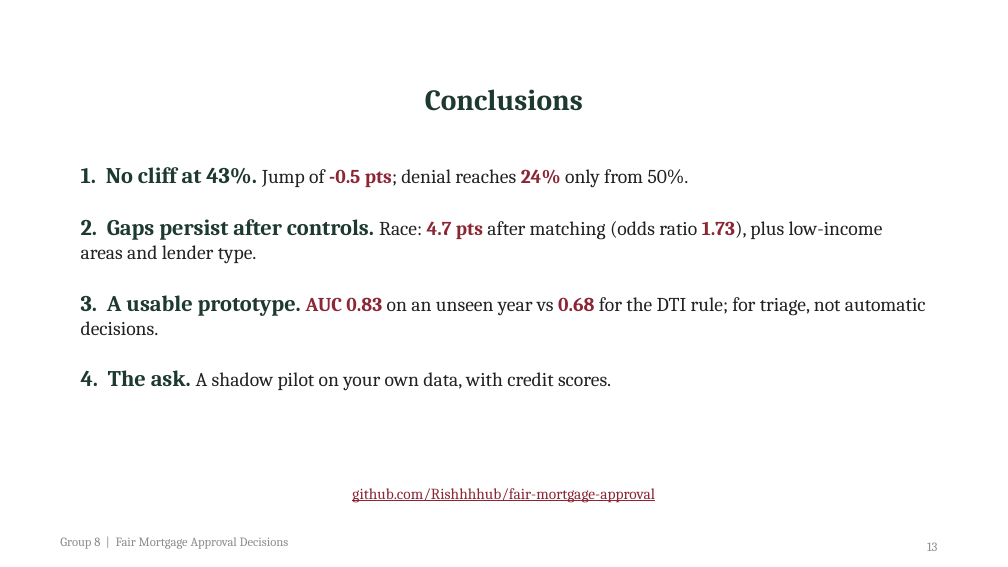
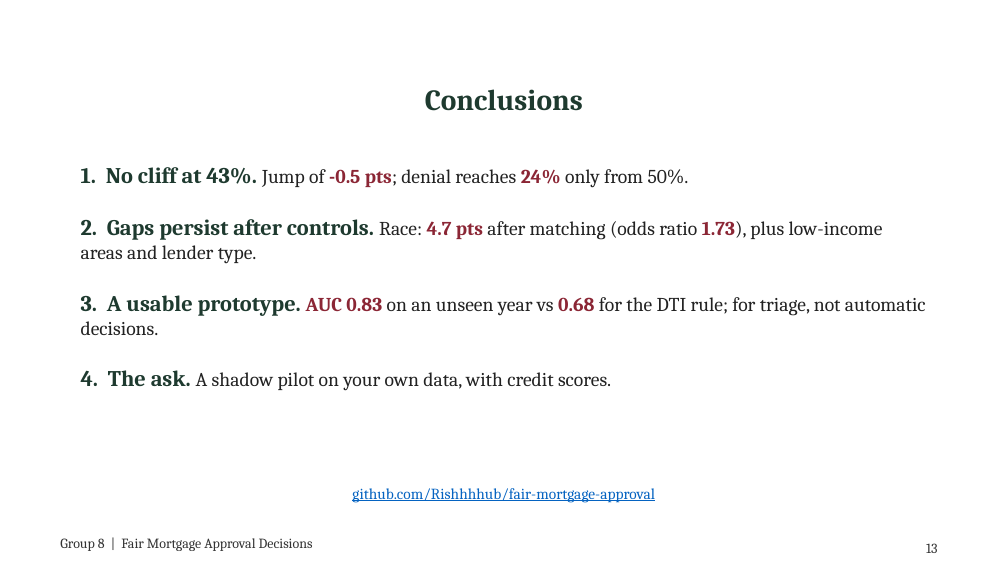
Before and after one commit to Rishhhhub/fair-mortgage-approval, a slide deck: slide 13 of deliverables/Group_8_Fair_Mortgage_Approval_Decisions_Presentation.pptx. Drawn at 1008x567 pixels with LibreOffice and Linux fonts; fonts in the diff are those of the drawing. Boxes give left, top, right and bottom in pixels: in the first picture for what was removed or moved away, otherwise in the second. Text is boxed around its words. In the diff, an @@ line names an element or a change of style, - is before the commit and + after.

```diff
--- a/deliverables/Group_8_Fair_Mortgage_Approval_Decisions_Presentation.pptx
+++ b/deliverables/Group_8_Fair_Mortgage_Approval_Decisions_Presentation.pptx
@@ text "github.com/Rishhhhub/fair-mortgage-approval" at [352, 488, 655, 503]: text colour #8B2635 to #0563C1 @@
@@ text "Group 8 | Fair Mortgage ..." at [60, 538, 313, 551]: size 9 to 10 pt, text colour #8C8C8C to #333333 @@
@@ page number at [926, 543, 938, 553]: size 9 to 10 pt, text colour #8C8C8C to #333333 @@
```
Also in this commit, not shown: 15 other slides changed, 1 other file.
